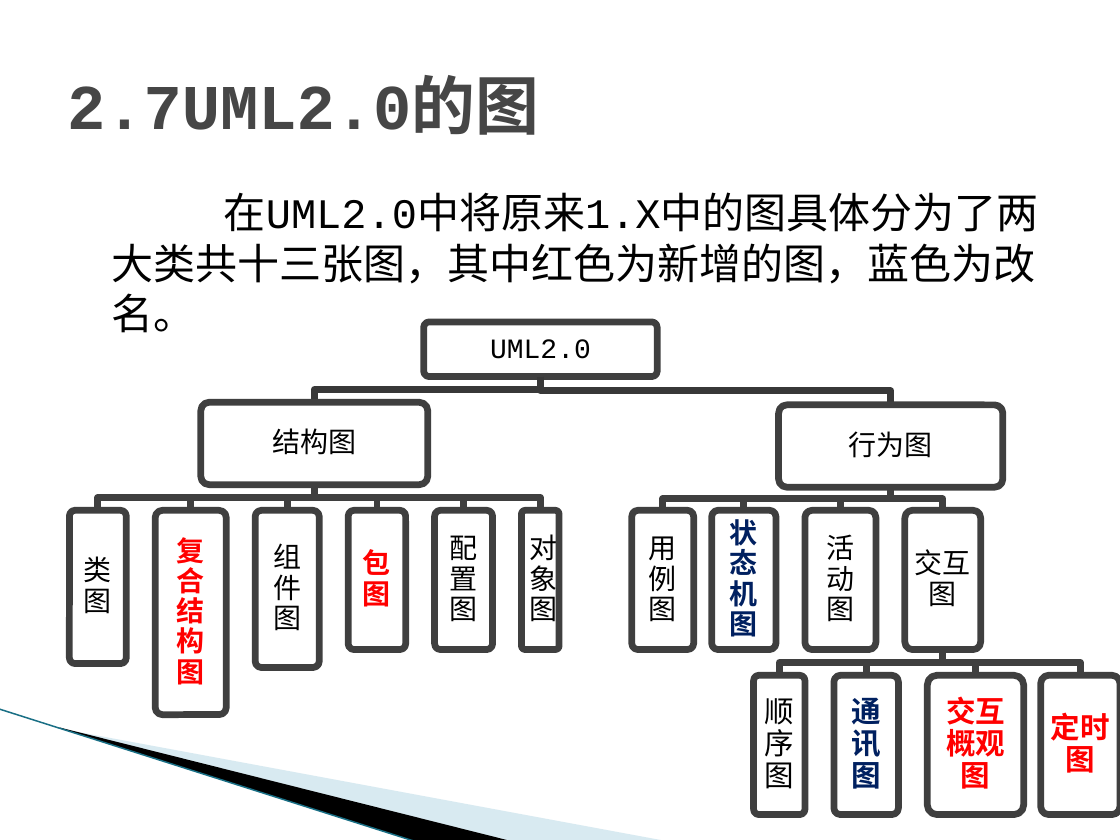
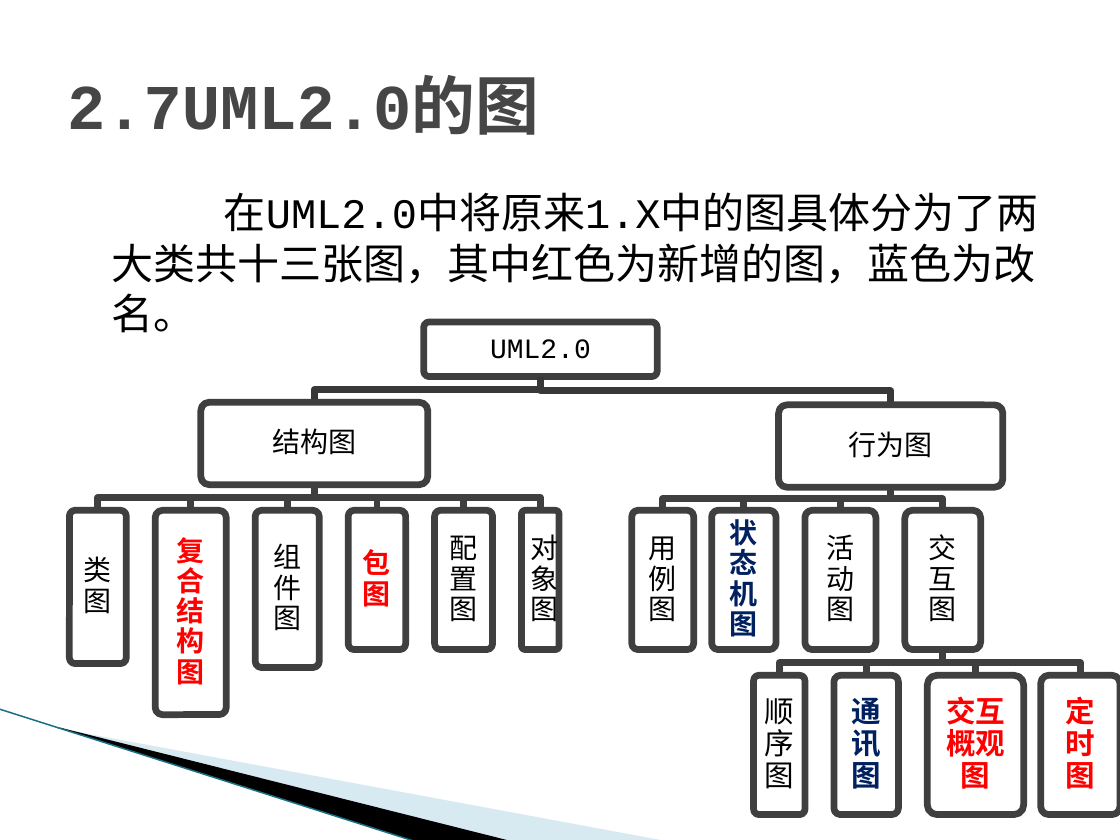
Before and after one commit to tzy502/G16, a slide deck: slide 24 of UML/UML概述-G16.pptx. Drawn at 1120x840 pixels with LibreOffice and Linux fonts; fonts in the diff are those of the drawing; background and template pictures are left out. Boxes give left, top, right and bottom in pixels: in the first picture for what was removed or moved away, otherwise in the second. Text is boxed around its words. In the diff, an @@ line names an element or a change of style, - is before the commit and + after.

```diff
--- a/UML/UML概述-G16.pptx
+++ b/UML/UML概述-G16.pptx
@@ text "交互图" rewrapped from [915, 549, 971, 607] to [929, 534, 957, 622] @@
@@ text "定时图" rewrapped from [1051, 712, 1110, 778] to [1066, 696, 1096, 794] @@
```
Also in this commit, not shown: 5 other slides changed, 2 other files.
